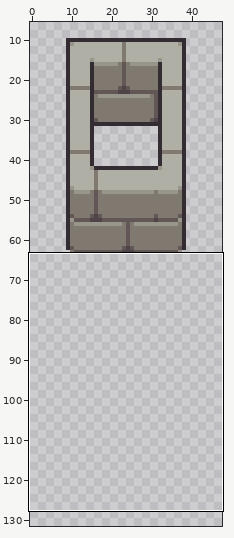
Pixel-art file -- res/textures/wellwall.aseprite. The first picture is a wide view before the edit; the outline marks the close-up.
Close-up. Before the edit:
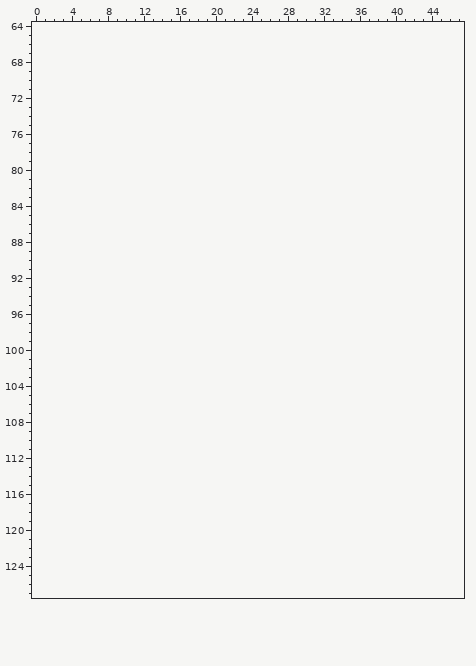
48x64 pixels, 1 frame. Shown: x 0..47, y 64..127. The old version is drawn lined up with the new one, on the new canvas. The wide view leaves out empty margins.
After:
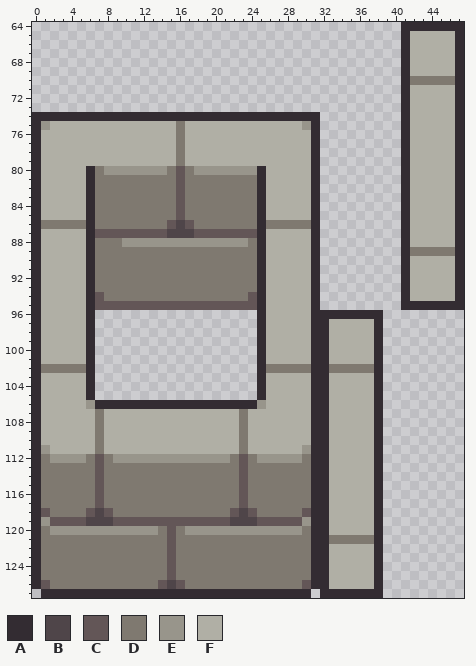
Palette (. is transparent): A #332c32  B #4f4549  C #635657  D #7f7970  E #98958b  F #b0afa5
What changed:
canvas 48x64 -> 48x144
The author put colour A in row 64 at x 41 to 47; in rows 65 to 73 at x 41 and 47; in row 74 at x 0 to 31, 41 and 47; in rows 75 to 79 at x 0, 31, 41 and 47; in rows 80 to 94 at x 0, 6, 25, 31, 41 and 47; in row 95 at x 0, 6, 25, 31 and 41 to 47.
The author put colour A in row 96 at x 0, 6, 25 and 31 to 38; in rows 97 to 105 at x 0, 6, 25, 31 to 32 and 38; in row 106 at x 0, 7 to 24, 31 to 32 and 38; in rows 107 to 126 at x 0, 31 to 32 and 38; in row 127 at x 1 to 30 and 32 to 38.
The author put colour B in row 86 at x 16; in row 87 at x 15 to 17; in row 118 at x 7 and 23; in row 119 at x 6 to 8 and 22 to 24; in row 126 at x 15.
The author put colour C in rows 80 to 85 at x 16; in row 86 at x 15 and 17; in row 87 at x 7 to 14 and 18 to 24; in row 94 at x 7 and 24; in row 95 at x 7 to 24; in rows 112 to 117 at x 7 and 23.
The author put colour C in row 118 at x 1, 6, 8, 22, 24 and 30; in row 119 at x 2 to 5, 9 to 21 and 25 to 29; in rows 120 to 125 at x 15; in row 126 at x 1, 14, 16 and 30.
The author put colour D in row 70 at x 42 to 46; in rows 75 to 79 at x 16; in row 80 at x 7, 15 and 17; in rows 81 to 85 at x 7 to 15 and 17 to 24; in row 86 at x 1 to 5, 7 to 14, 18 to 24 and 26 to 30; in row 88 at x 7 to 9 and 24.
The author put colour D in row 89 at x 7 to 24 and 42 to 46; in rows 90 to 93 at x 7 to 24; in row 94 at x 8 to 23; in row 102 at x 1 to 5, 26 to 30 and 33 to 37; in rows 107 to 111 at x 7 and 23; in row 112 at x 1, 6, 8, 22, 24 and 30.
The author put colour D in rows 113 to 117 at x 1 to 6, 8 to 22 and 24 to 30; in row 118 at x 2 to 5, 9 to 21 and 25 to 29; in row 120 at x 1, 14, 16 and 30; in row 121 at x 1 to 14, 16 to 30 and 33 to 37; in rows 122 to 125 at x 1 to 14 and 16 to 30; in row 126 at x 2 to 13 and 17 to 29.
The author put colour E in row 75 at x 1 and 30; in row 80 at x 8 to 14 and 18 to 24; in row 88 at x 10 to 23; in row 106 at x 6 and 25; in row 111 at x 1 and 30; in row 112 at x 2 to 5, 9 to 21 and 25 to 29.
The author put colour E in row 119 at x 1 and 30; in row 120 at x 2 to 13 and 17 to 29.
The author put colour F in rows 65 to 69 at x 42 to 46; in rows 71 to 74 at x 42 to 46; in row 75 at x 2 to 15, 17 to 29 and 42 to 46; in rows 76 to 79 at x 1 to 15, 17 to 30 and 42 to 46; in rows 80 to 85 at x 1 to 5, 26 to 30 and 42 to 46; in row 86 at x 42 to 46.
The author put colour F in rows 87 to 88 at x 1 to 5, 26 to 30 and 42 to 46; in row 89 at x 1 to 5 and 26 to 30; in rows 90 to 94 at x 1 to 5, 26 to 30 and 42 to 46; in rows 95 to 96 at x 1 to 5 and 26 to 30; in rows 97 to 101 at x 1 to 5, 26 to 30 and 33 to 37; in rows 103 to 106 at x 1 to 5, 26 to 30 and 33 to 37.
The author put colour F in rows 107 to 110 at x 1 to 6, 8 to 22, 24 to 30 and 33 to 37; in row 111 at x 2 to 6, 8 to 22, 24 to 29 and 33 to 37; in rows 112 to 120 at x 33 to 37; in rows 122 to 126 at x 33 to 37.
